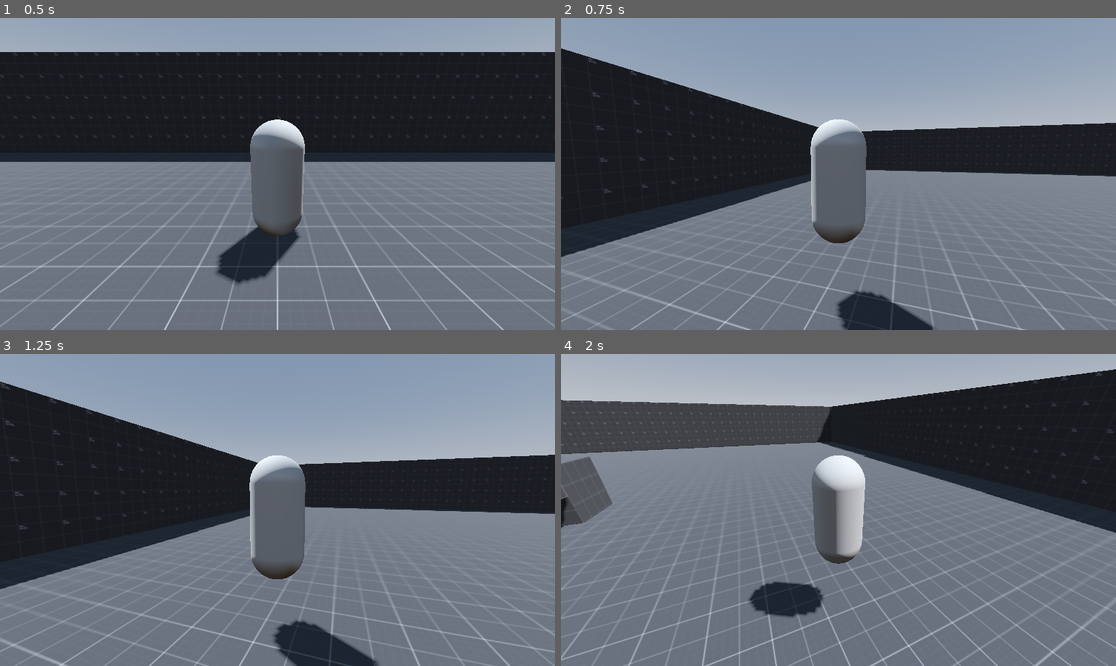
Above: before the commit, frames 1-4 (two rows, left to right).
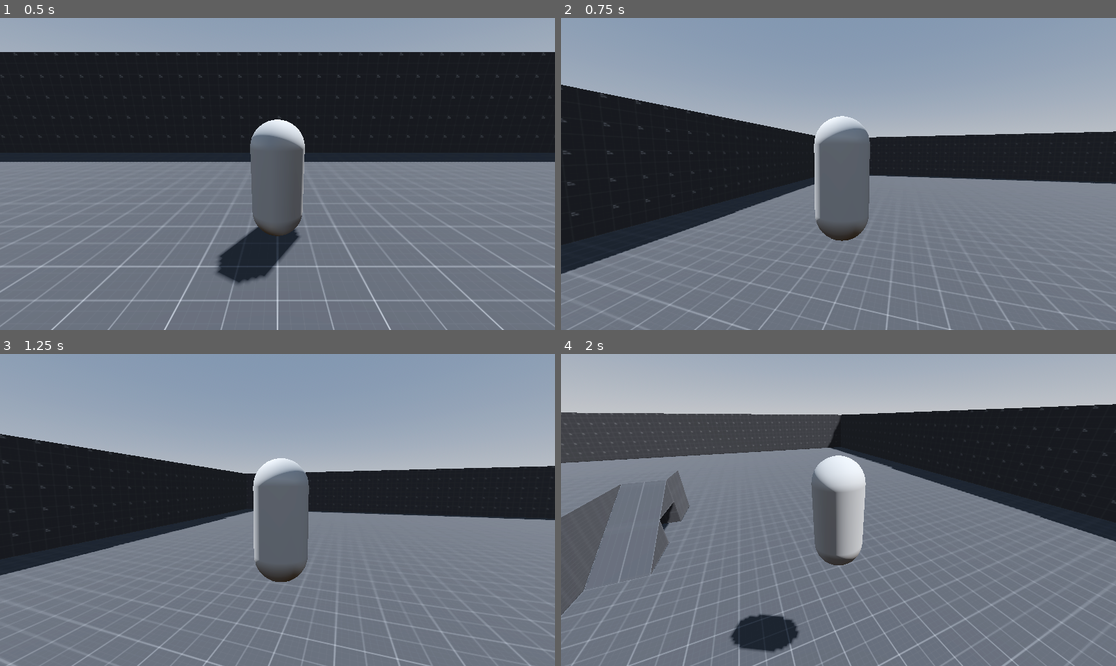
Above: after the commit, the same moments.

Repository: Zokerus/Tamera-Prototype
Game: Godot game, scene res://main.tscn
The game is run twice, just before and just after one commit, with the same random seed, the same clock (stepped at 60 frames per second) and the same inputs.
Inputs (mouse positions are in pixels of both pictures, inside the frame that each line leads up to):
- Up to frame 1 (0.5 s): no input
- Up to frame 2 (0.75 s): tap Enter (ui_accept) at 0.5 s; move the mouse to (960, 158) at 0.52 s; hold D (Right) from 0.53 s (still down)
- Up to frame 3 (1.25 s): keep holding D (Right); tap Enter (ui_accept) at 0.77 s
- Up to frame 4 (2 s): move the mouse to (727, 525) at 1.27 s; release D (Right) at 1.28 s; hold S (Backward) from 1.28 s (still down); tap Enter (ui_accept) at 1.52 s

Frame 1 is identical in both runs. In frame 2, 11% of the frame differs, in the area x 0-100%, y 9-100%; in frame 3, 13%; in frame 4, 17%, in the area x 0-100%, y 4-100%.

Commit message:
adjust player movement based on camera

Diff:
--- a/Character/Player/player.gd
+++ b/Character/Player/player.gd
@@ -3,9 +3,16 @@
 
 @export var mainCamera: CameraController
 
-const SPEED = 5.0
+const SPEED = 3.0
 const JUMP_VELOCITY = 4.5
 const CHARACTER_ROTATION_RATE = 4*PI;
+
+var movementDirection: Vector3 = Vector3.ZERO
+
+func _ready() -> void:
+	#Quit game if main camera is not ready yet
+	if !mainCamera:
+		get_tree().quit()
 
 func _physics_process(delta: float) -> void:
 	# Add the gravity.
@@ -16,15 +23,22 @@
 	if Input.is_action_just_pressed("ui_accept") and is_on_floor():
 		velocity.y = JUMP_VELOCITY
 
-	# Get the input direction and handle the movement/deceleration.
-	# As good practice, you should replace UI actions with custom gameplay actions.
-	var input_dir := Input.get_vector("Left", "Right", "Forward", "Backward")
-	var direction := (transform.basis * Vector3(input_dir.x, 0, input_dir.y)).normalized()
-	if direction:
-		velocity.x = direction.x * SPEED
-		velocity.z = direction.z * SPEED
+	CalculateMovement(delta)
+	if movementDirection != Vector3.ZERO:
+		velocity.x = movementDirection.x * SPEED
+		velocity.z = movementDirection.z * SPEED
 	else:
 		velocity.x = move_toward(velocity.x, 0, SPEED)
 		velocity.z = move_toward(velocity.z, 0, SPEED)
 
 	move_and_slide()
+	mainCamera.position = self.position
+
+	move_and_slide()
+
+func CalculateMovement(delta: float) -> void:
+	var input_dir: Vector2 = Input.get_vector("Left", "Right", "Forward", "Backward")
+	movementDirection = (mainCamera.transform.basis * Vector3(input_dir.x, 0, input_dir.y)).normalized()
+	if movementDirection != Vector3.ZERO:
+		#var rotation_Angle: float = -transform.basis.z.signed_angle_to(movementDirection, Vector3.UP)
+		self.rotation.y = lerp_angle(self.rotation.y, atan2(-movementDirection.x, -movementDirection.z), CHARACTER_ROTATION_RATE * delta)
--- a/main.tscn
+++ b/main.tscn
@@ -10,7 +10,9 @@
 
 [node name="Test World" parent="." instance=ExtResource("1_41u7l")]
 
-[node name="Player" parent="." instance=ExtResource("2_id4tg")]
+[node name="Player" parent="." node_paths=PackedStringArray("mainCamera") instance=ExtResource("2_id4tg")]
 transform = Transform3D(1, 0, 0, 0, 1, 0, 0, 0, 1, 0, 0, -16.8153)
+mainCamera = NodePath("../CameraController")
 
-[node name="CameraController" parent="Player" instance=ExtResource("3_gou1f")]
+[node name="CameraController" parent="." instance=ExtResource("3_gou1f")]
+transform = Transform3D(1, 0, 0, 0, 1, 0, 0, 0, 1, 0, 0, -16.8153)
